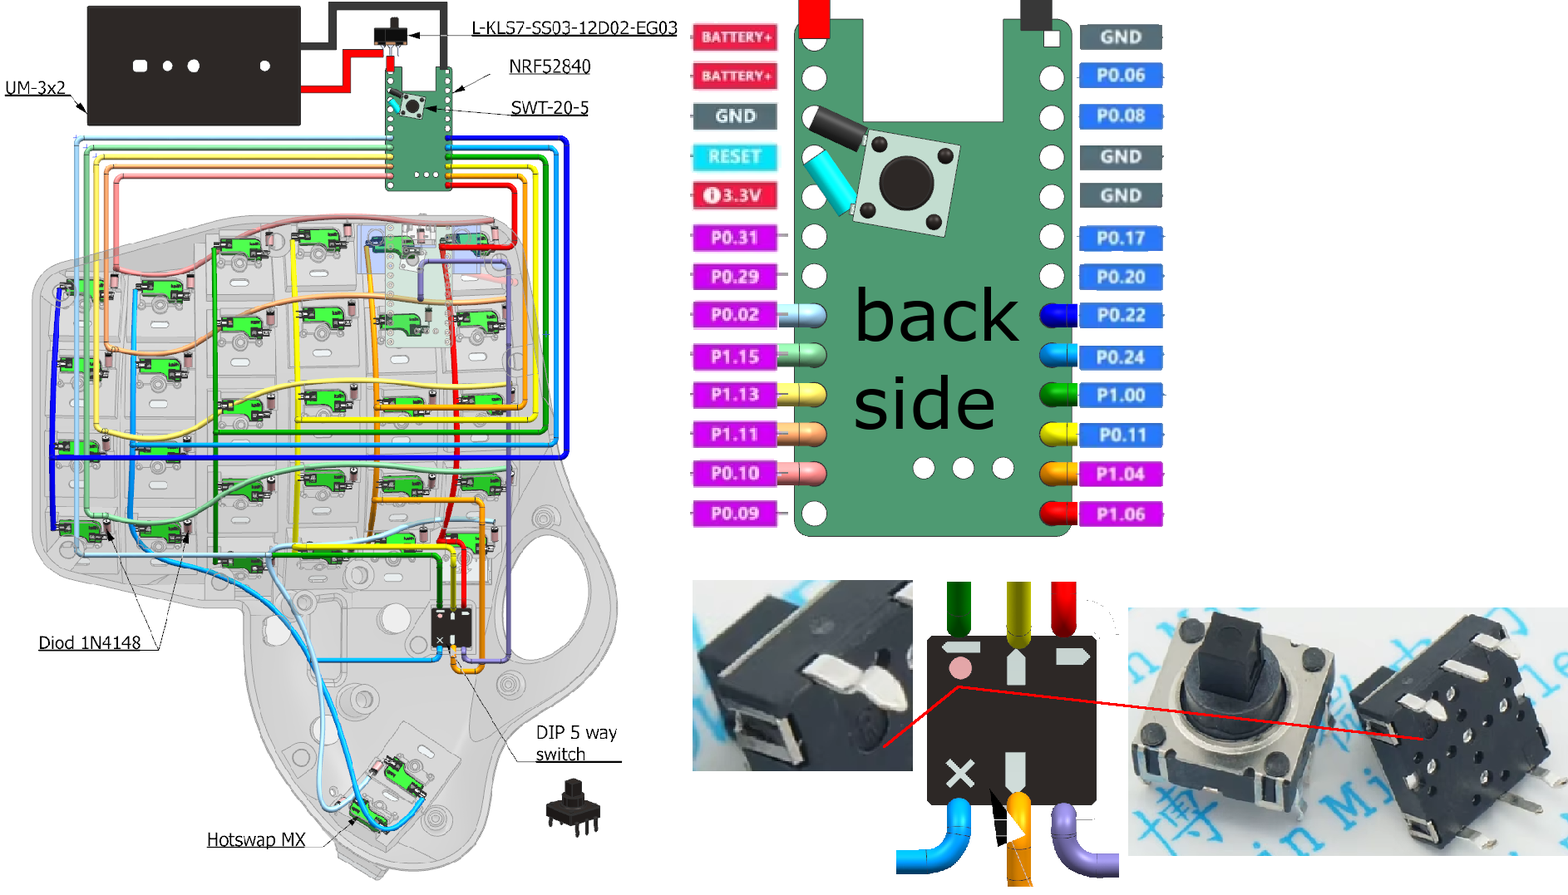
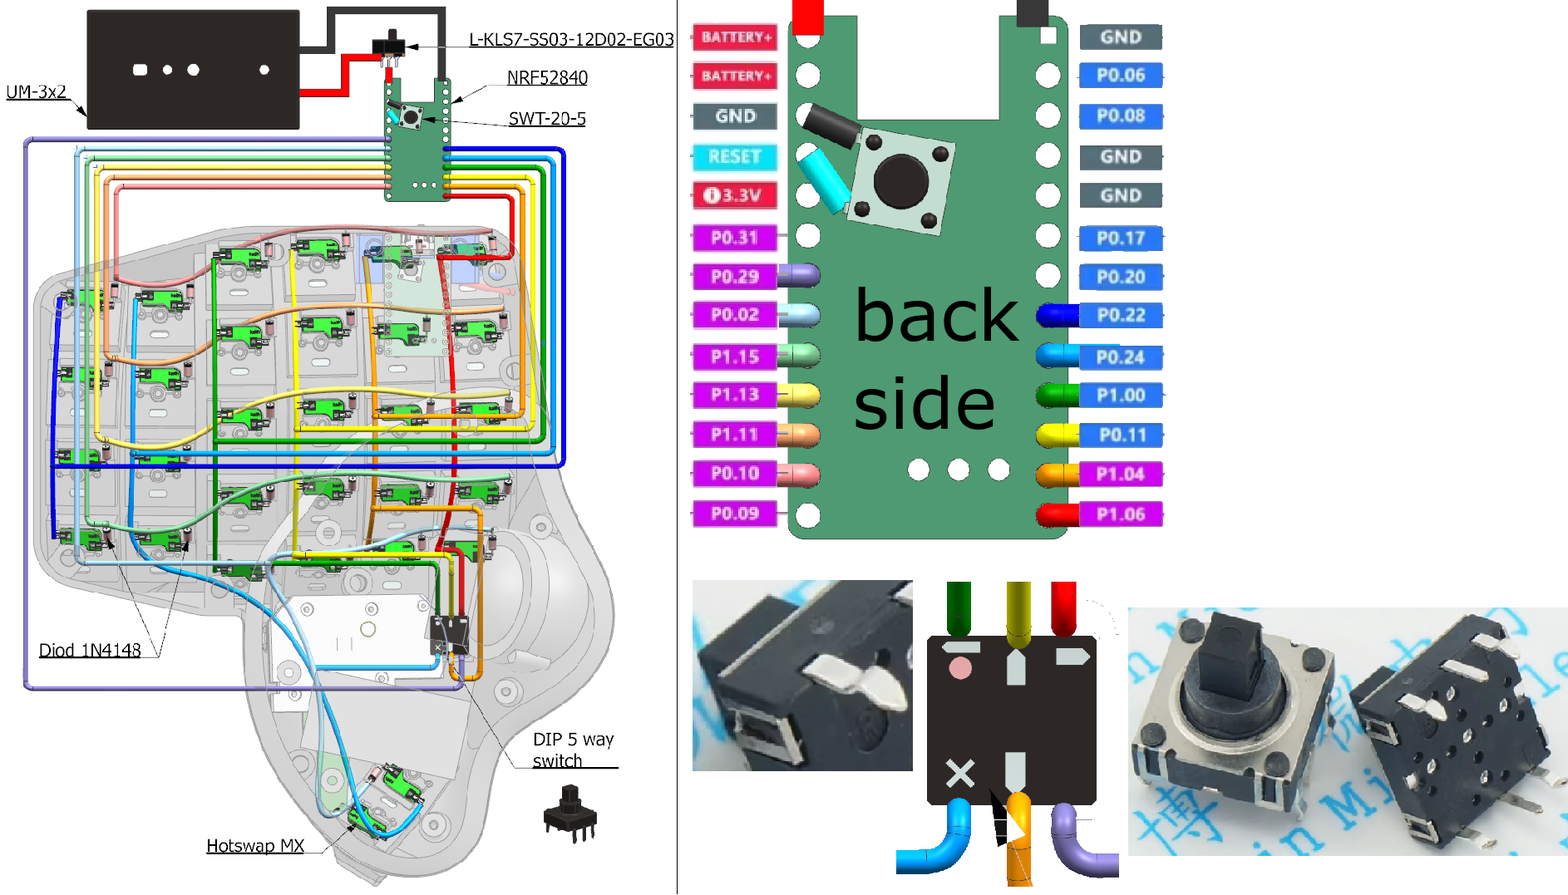
Layers edited between the first and the second 1568px x 895px image:
painted on "Фон" over [882,685,1424,749]
removed layer "Вставленный слой" over [777,0,1078,538]
moved "Вставленный слой #1" above "5 схема", painted on it over [4,0,1120,893]
added layer "2025-09-22 18_19_00-NX 11 - Моделирование - [r_wares.prt (Измененный) в Сборку …" above "круг" over [4,0,678,895]